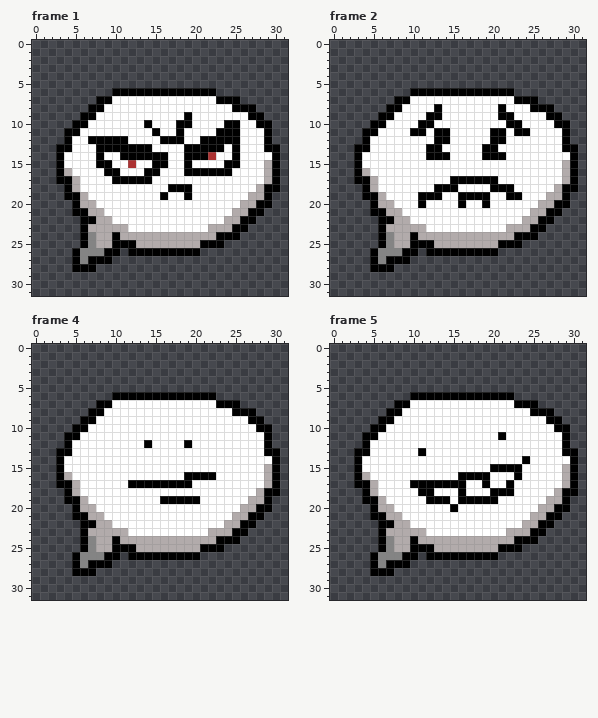
Two states of a pixel-art file, images/Msg.aseprite. Above is the file before it was changed.
32x32 pixels, 10 frames. Shown: frame 1, frame 2, frame 4, frame 5. The commit also changed other frames, which this record leaves out.
Once edited:
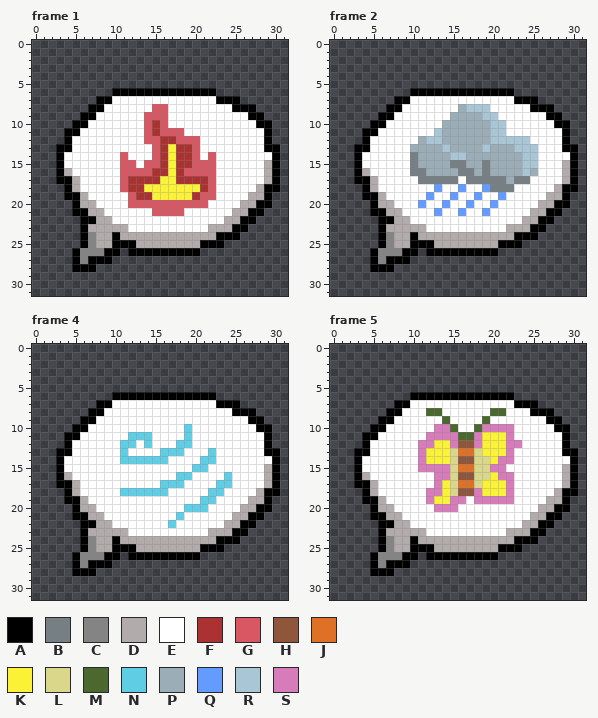
Palette (. is transparent): A #000000  B #767f84  C #848484  D #b2abab  E #ffffff  F #ac3232  G #d95763  H #8f563b  J #df7126  K #fbf236  L #dbd78a  M #4b692f  N #5fcde4  P #9badb7  Q #639bff  R #a9c6d6  S #d77bba
Change:
Changed rows in their new state; - is an unchanged pixel.
Frame 1:
first column x 7:
 8 --------GG---------
 9 -------GGG--E------
10 -------GFG-EE----EE
11 -------GFGGG----EEE
12 EEEEE--GGFFGGGEEEEE
13 -EEEEEEEGFKFFGEEE-E
14 -E--GEEEGFKFFGEG--E
15 -EE-GG-GGFKFFGGG-EE
16 --EEGGGGFFKFGGGGEE-
17 ---EGFFFFKKFFFFG---
18 ----GFFKKKKKKKFG---
19 -----GFFKKKKKFGG---
20 -----GGGGGGGGGG----
21 --------GGGG-------
Frame 2:
first column x 10:
 8 ---E--PRRR-E----
 9 --EE-PPPPRREE---
10 -EE-PPPPPPRREE--
11 EE-RPPPPPPRR-EE-
12 -PRRPPPPPPRRRRR-
13 PPPPRPPPPRPPPRRR
14 BPPPPRRPPPPPPPRR
15 BPPPPBBPPBPPPPRR
16 BBPPPPBBPBPPPPRP
17 -BBBBBEBBBBBPBB-
18 ---QEEQ--QBBB---
19 -EQE-QEEQE-QEE--
20 -Q--Q-EQ-EQ-----
21 ---Q--Q--Q------
Frame 4:
first column x 11:
10 --------N-----
11 -NNN----N-----
12 NN-N---NN-----
13 N----NNN---N--
14 NNNNNN----NN--
15 ---------NN---
16 -------NNEEE-N
17 -EEEENNNE---NN
18 NNNNNN-----NN-
19 -----EEEEENN--
20 --------NNN---
21 -------N------
22 ------N-------
Frame 5:
first column x 10:
 8 --MM------MM---
 9 ----M----M-----
10 ---SSM--MSSSS--
11 --SSSSMMSKKKS--
12 -SSKKSHHSKKKSS-
13 -SKKKLJJLKKKS--
14 -SKKKLHHLLKSS-E
15 -SSSSLJJLLSSEE-
16 ---SSLHHLLKSSE-
17 EEESKLJJLKKKS--
18 -ESSKLHHSKKKS--
19 --SKKSSESSSSS--
20 ---SSS---------
